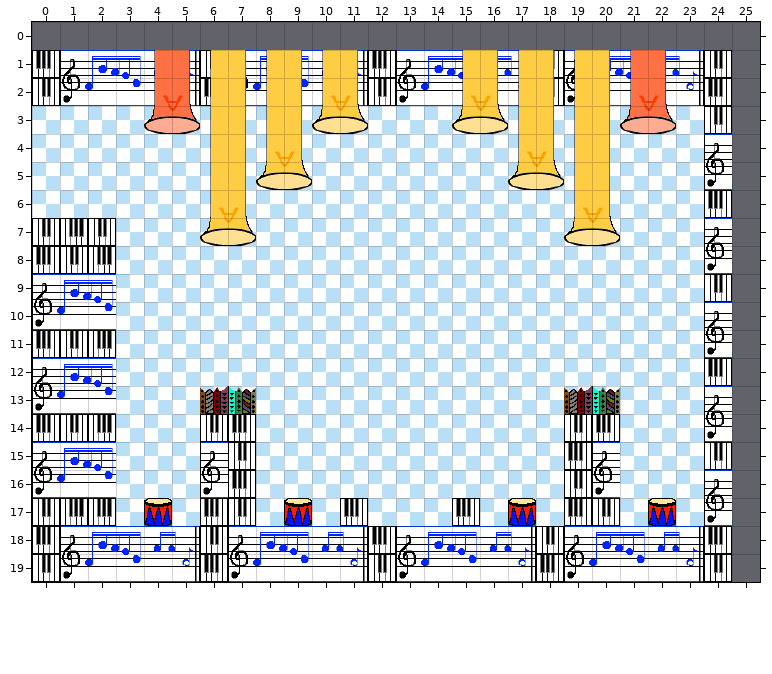
Tiled map -- tiles_map/LevelMusicBoss.tmx. The picture above is the old version.
Cells are 32x32 px. Shown: x 0..25, y 0..19.
Once edited:
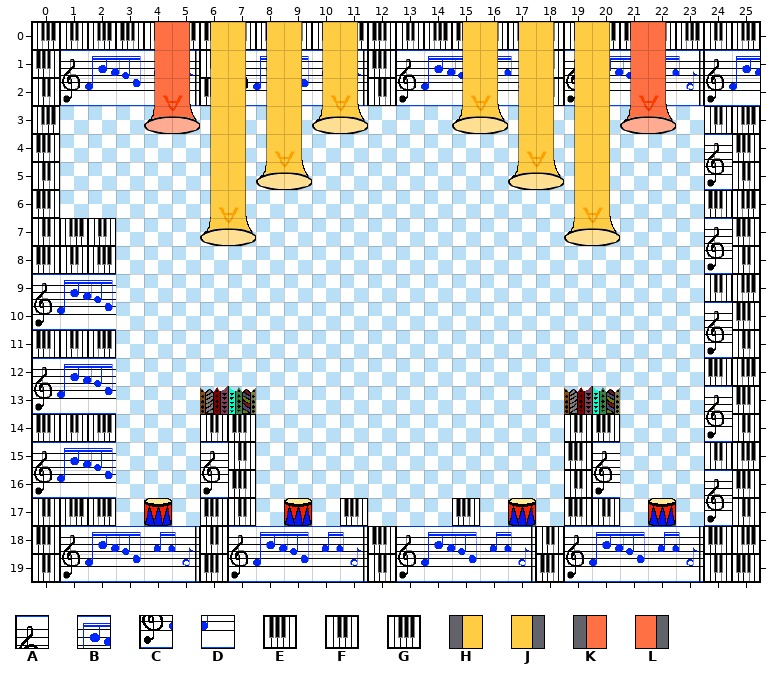
Key: from "set_music": A 0, B 1, C 10, D 11, E 25, F 26, G 27, H 55, J 56, K 78, L 79.
_ is an empty cell.
Log entry: FCT: enemy MusicBoss
Edits made:
Layer "Terrain":
y 0: x 0..25 __________________________ -> GFGEFGEFGEFGEFGEFGEFGEFGFG
y 1: x 24..25 F_ -> AB
y 2: x 24..25 E_ -> CD
y 3: x 0 _ -> G; x 25 _ -> G
y 4: x 0 _ -> E; x 25 _ -> E
y 5: x 0 _ -> F; x 25 _ -> F
y 6: x 0 _ -> E; x 25 _ -> G
y 7: x 25 _ -> E
y 8: x 25 _ -> F
y 9: x 25 _ -> G
y 10: x 25 _ -> E
y 11: x 25 _ -> F
y 12: x 25 _ -> G
y 13: x 25 _ -> E
y 14: x 25 _ -> F
y 15: x 25 _ -> G
y 16: x 25 _ -> E
y 17: x 25 _ -> F
y 18: x 25 _ -> G
y 19: x 25 _ -> E
Layer "Front_Layer":
y 0: x 4..11 ________ -> KLHJHJHJ; x 15..22 ________ -> HJHJHJKL
